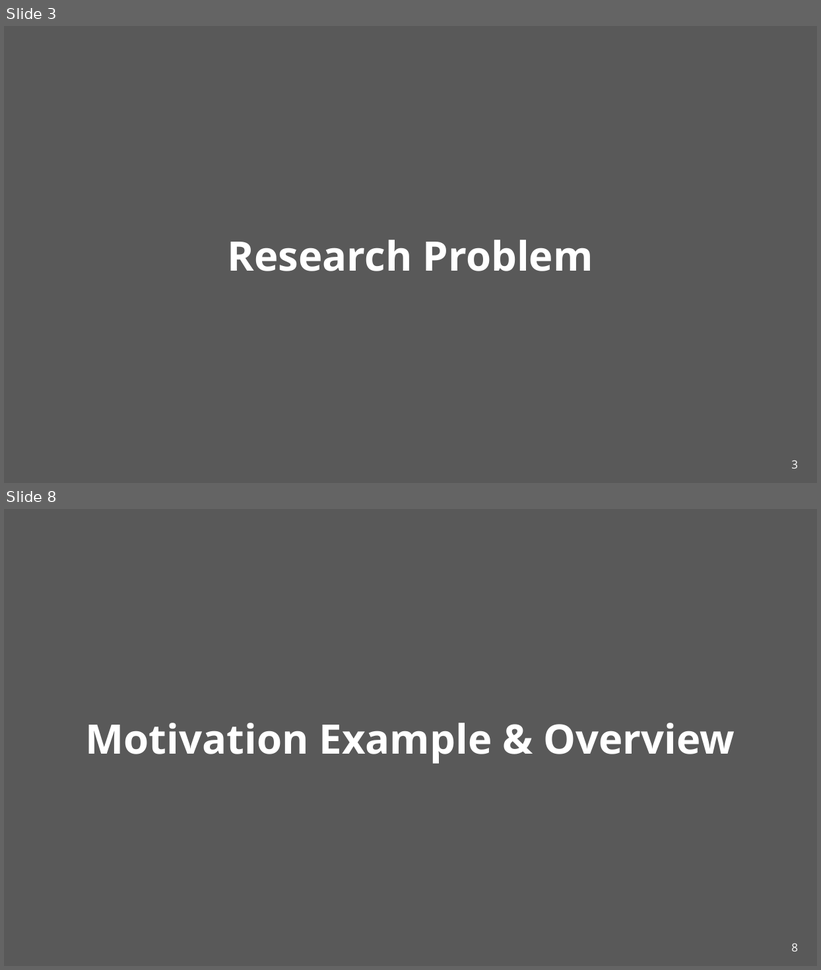
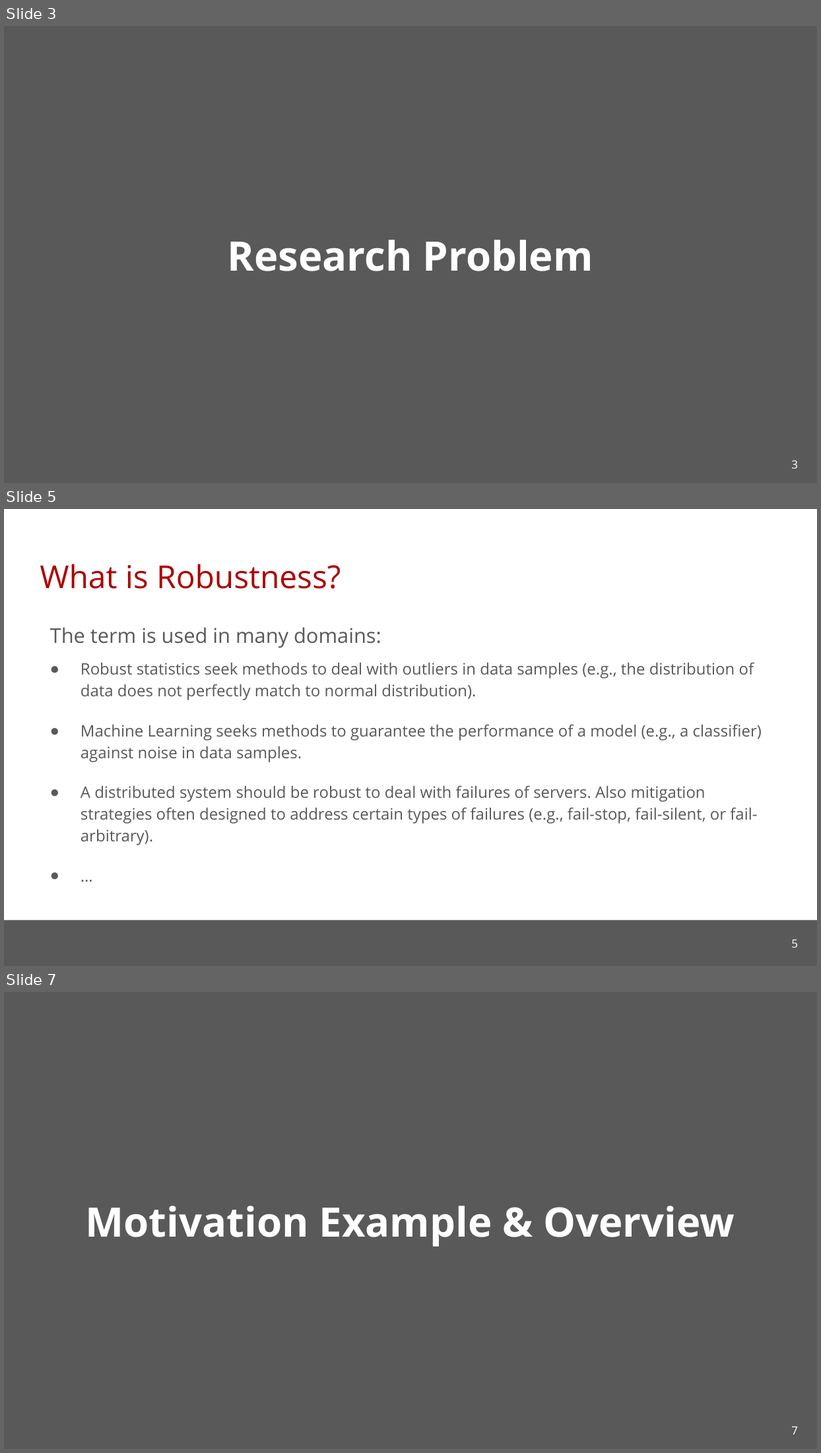
Before and after one commit to cmu-soda/Robustness, a slide deck: Robustness.pptx. Shown one above the other, each under a label of ours: slides 3 and 8 before the commit, slides 3, 5 and 7 after it; the slides between them are not shown. The pictures are 821x970 and 821x1453 pixels, drawn with LibreOffice and Linux fonts; fonts in the diff are those of the drawing; background and template pictures are left out. Boxes give left, top, right and bottom in pixels: in the first picture for what was removed or moved away, otherwise in the second. Text is boxed around its words. In the diff, an @@ line names an element or a change of style, - is before the commit and + after.

```diff
--- a/Robustness.pptx
+++ b/Robustness.pptx
@@ slide 5 added at [4,509,817,966], background #FFFFFF @@
@@ title added at [40,564,341,589], 28 pt, text #AE0000 @@
+What is Robustness?
@@ text added at [50,627,762,846], 14 pt, text #595959 @@
+The term is used in many domains:
+● Robust statistics seek methods to deal with outliers in data samples (e.g., the distribution of data does not perfectly match to normal distribution).
+● Machine Learning seeks methods to guarantee the performance of a model (e.g., a classifier) against noise in data samples.
+● A distributed system should be robust to deal with failures of servers. Also mitigation strategies often designed to address certain types of failures (e.g., fail-stop, fail-silent, or fail-arbitrary).
+● …
@@ rectangle added at [4,920,817,966], fill #595959 @@
@@ page number added at [791,940,798,948], 10 pt, text #FFFFFF @@
+5
@@ what was slide 8 is now slide 7 @@
@@ page number at [791,1427,798,1435]: text changed @@
-8
+7
```
Also in this commit, not shown: 7 slides changed, 1 other slide added, 3 slides removed.
